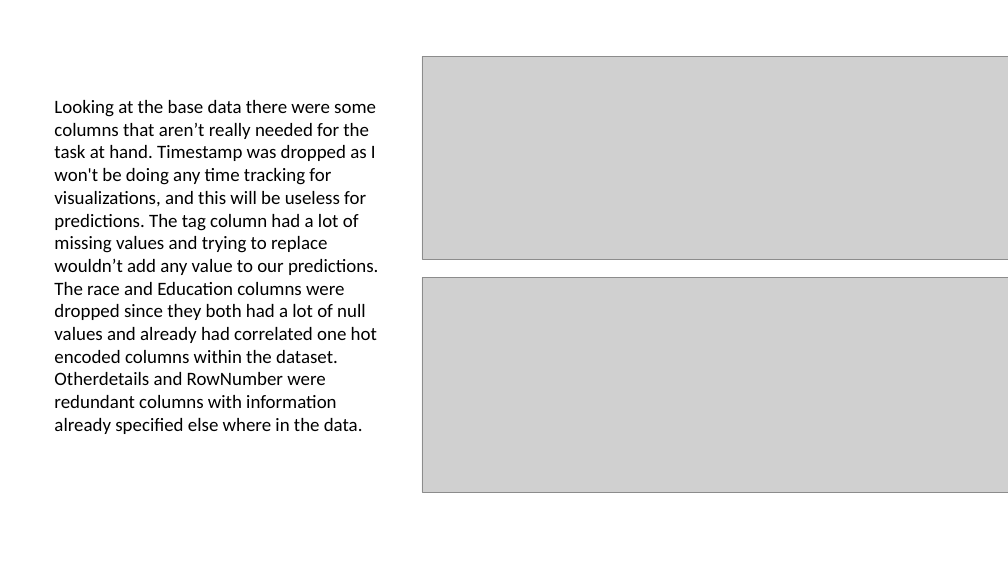
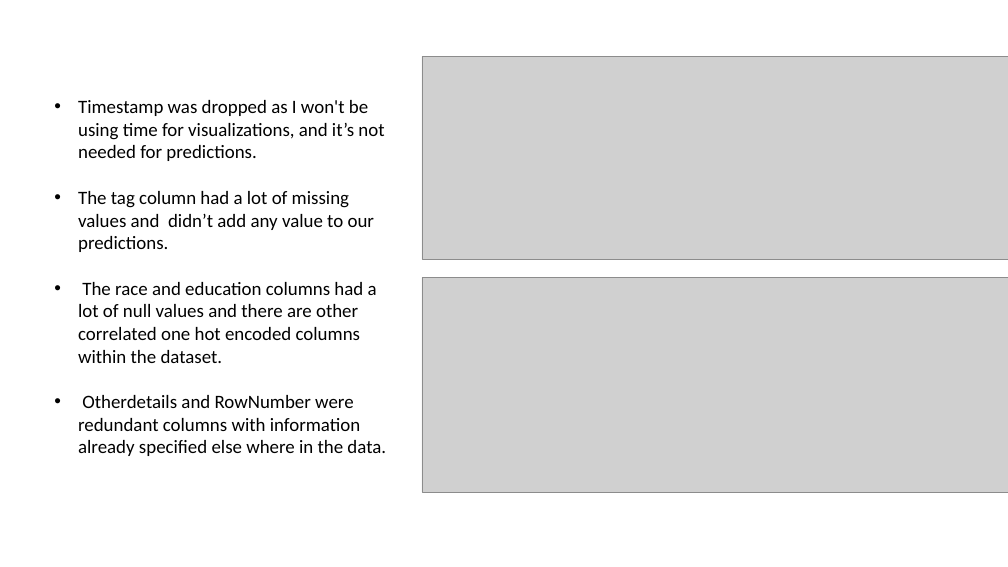
Before and after one commit to SpencerReno/Project_two, a slide deck: slide 3 of Presentation/Salary Prediction Cleaning.pptx. Drawn at 1008x567 pixels with LibreOffice and Linux fonts; fonts in the diff are those of the drawing; grey boxes stand for pictures. Boxes give left, top, right and bottom in pixels: in the first picture for what was removed or moved away, otherwise in the second. Text is boxed around its words. In the diff, an @@ line names an element or a change of style, - is before the commit and + after.

```diff
--- a/Presentation/Salary Prediction Cleaning.pptx
+++ b/Presentation/Salary Prediction Cleaning.pptx
@@ text at [78, 100, 386, 456]: text changed @@
-Looking at the base data there were some columns that aren’t really needed for the task at hand. Timestamp was dropped as I won't be doing any time tracking for visualizations, and this will be useless for predictions. The tag column had a lot of missing values and trying to replace wouldn’t add any value to our predictions. The race and Education columns were dropped since they both had a lot of null values and already had correlated one hot encoded columns within the dataset. Otherdetails and RowNumber were redundant columns with information already specified else where in the data.
+• Timestamp was dropped as I won't be using time for visualizations, and it’s not needed for predictions.
+• The tag column had a lot of missing values and didn’t add any value to our predictions.
+• The race and education columns had a lot of null values and there are other correlated one hot encoded columns within the dataset.
+• Otherdetails and RowNumber were redundant columns with information already specified else where in the data.
```
Also in this commit, not shown: 8 other slides changed.
